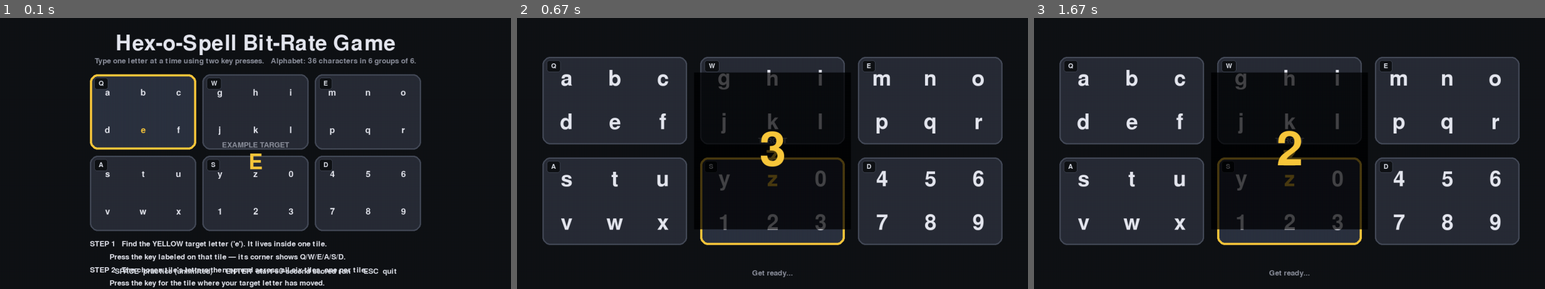
Above: before the commit, frames 1-3 (left to right).
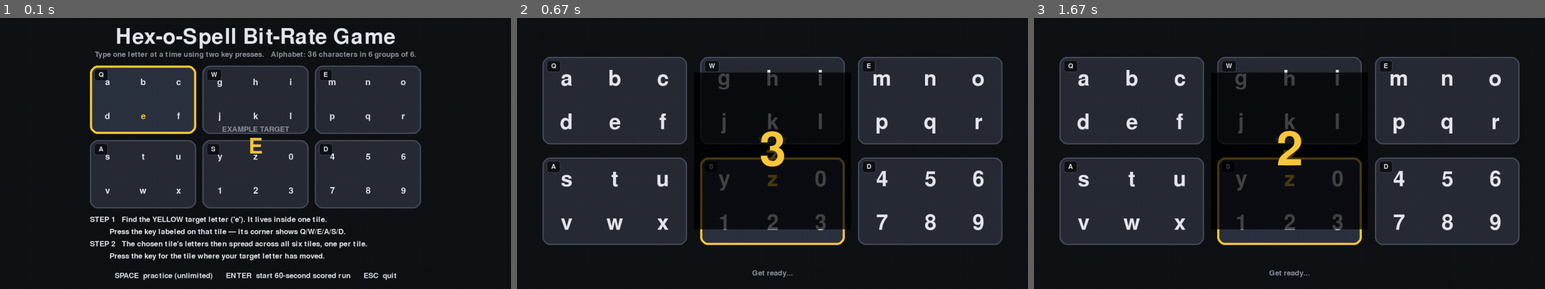
Above: after the commit, the same moments.

Repository: Aaronearlerichardson/bitrate_game
Game: pygame game, started from src/bitrate_game/__main__.py
Two runs of this game, one before a commit and one after it. Both use one fixed random seed, a clock stepped at 60 frames per second and the inputs below.
Inputs (mouse positions are in pixels of both pictures, inside the frame that each line leads up to):
- Up to frame 1 (0.1 s): no input
- Up to frame 2 (0.67 s): tap Enter at 0.33 s
- Up to frame 3 (1.67 s): click (1125, 215) at 1.22 s

The runs differ from the first frame. In frame 1, 20% of the frame differs, in the area x 17-83%, y 3-100%; in frame 2, nothing differs; in frame 3, nothing differs.

Commit message:
fix rendering overlap

Diff:
--- a/src/bitrate_game/renderer.py
+++ b/src/bitrate_game/renderer.py
@@ -139,31 +139,57 @@
     def _draw_welcome(self) -> None:
         """Title + preview board with a worked example + controls.
 
-        The preview board is rendered with the *same* slot-drawing code as
-        gameplay, just at a smaller scale and with hand-constructed slots
-        for the example. This guarantees the player sees exactly what they'll
-        see in the real game.
+        Layout is adaptive: titles anchor to the top, the controls bar
+        anchors to the bottom, the step list anchors above the controls,
+        and the example board fills whatever vertical space remains in
+        between. This way the controls/steps never collide on shorter
+        windows (e.g. when the auto-fit lands at 88% of a 768p screen)
+        and the example board grows when the user enlarges the window.
         """
         s = self._screen
         cx = config.WINDOW_W // 2
 
-        # Title
+        # --- Fixed anchors -------------------------------------------------
+        title_y = 55
+        subtitle_y = 95
+        controls_y = config.WINDOW_H - 30
+
+        # Steps: 4 lines stacked just above the controls bar.
+        steps_text = [
+            "STEP 1   Find the YELLOW target letter ({tgt!r}). It lives inside one tile.",
+            "         Press the key labeled on that tile — its corner shows Q/W/E/A/S/D.",
+            "STEP 2   The chosen tile's letters then spread across all six tiles, one per tile.",
+            "         Press the key for the tile where your target letter has moved.",
+        ]
+        step_line_h = 28
+        # Bottom of the last step's *center* — its text descends ~13px
+        # further, so leave at least 30px between center and controls
+        # to keep a comfortable visible gap.
+        steps_bottom_y = controls_y - 45
+        steps_top_y = steps_bottom_y - step_line_h * (len(steps_text) - 1)
+
+        # Board: fills the space between subtitle and the step list.
+        board_top = subtitle_y + 25
+        board_bottom = steps_top_y - 25
+        board_h = max(180, min(360, board_bottom - board_top))
+        board_w = min(760, config.WINDOW_W - 100)
+        board_cy = (board_top + board_bottom) // 2
+
+        # --- Draw ----------------------------------------------------------
         title = self._font_large.render("Hex-o-Spell Bit-Rate Game",
                                         True, config.TEXT_COLOR)
-        s.blit(title, title.get_rect(center=(cx, 70)))
+        s.blit(title, title.get_rect(center=(cx, title_y)))
 
         subtitle = self._font_small.render(
             f"Type one letter at a time using two key presses.   "
             f"Alphabet: {self._cfg.n} characters in {self._cfg.num_groups} groups of {self._cfg.group_size}.",
             True, config.MUTED_TEXT_COLOR)
-        s.blit(subtitle, subtitle.get_rect(center=(cx, 110)))
-
-        # Preview board (scaled-down stage-1 view with example target)
+        s.blit(subtitle, subtitle.get_rect(center=(cx, subtitle_y)))
+
         example_target = "e" if "e" in self._cfg.alphabet else self._cfg.alphabet[0]
         example_view = self._make_example_view(example_target)
-
-        board_rect = self._pygame.Rect(0, 0, 760, 360)
-        board_rect.center = (cx, 320)
+        board_rect = self._pygame.Rect(0, 0, board_w, board_h)
+        board_rect.center = (cx, board_cy)
         rects = self._slot_rects(board_rect, gutter=14, margin=0)
         self._draw_slots_in(
             example_view, rects,
@@ -172,30 +198,22 @@
             flash_active=False,
         )
 
-        # Mini HUD overlay on the preview to label it
         prompt = self._font_small.render("EXAMPLE TARGET", True, config.MUTED_TEXT_COLOR)
         s.blit(prompt, prompt.get_rect(center=(cx, board_rect.centery - 18)))
         tgt = self._font_large.render(example_target.upper(),
                                        True, config.TARGET_HIGHLIGHT_COLOR)
         s.blit(tgt, tgt.get_rect(center=(cx, board_rect.centery + 22)))
 
-        # Step-by-step instructions
-        steps = [
-            f"STEP 1   Find the YELLOW target letter ('{example_target}'). It lives inside one tile.",
-            f"         Press the key labeled on that tile — its corner shows Q/W/E/A/S/D.",
-            "STEP 2   The chosen tile's letters then spread across all six tiles, one per tile.",
-            "         Press the key for the tile where your target letter has moved.",
-        ]
-        y = board_rect.bottom + 30
-        for line in steps:
-            surf = self._font_small.render(line, True, config.TEXT_COLOR)
+        y = steps_top_y
+        for line in steps_text:
+            surf = self._font_small.render(
+                line.format(tgt=example_target), True, config.TEXT_COLOR)
             s.blit(surf, surf.get_rect(midleft=(cx - 380, y)))
-            y += 30
-
-        # Controls bar at the bottom
+            y += step_line_h
+
         controls = "SPACE  practice (unlimited)      ENTER  start 60-second scored run      ESC  quit"
         ctrl = self._font_small.render(controls, True, config.HUD_COLOR)
-        s.blit(ctrl, ctrl.get_rect(center=(cx, config.WINDOW_H - 40)))
+        s.blit(ctrl, ctrl.get_rect(center=(cx, controls_y)))
 
     def _make_example_view(self, target: str) -> HexView:
         """Build a fake stage-1 HexView showing the layout with `target`
